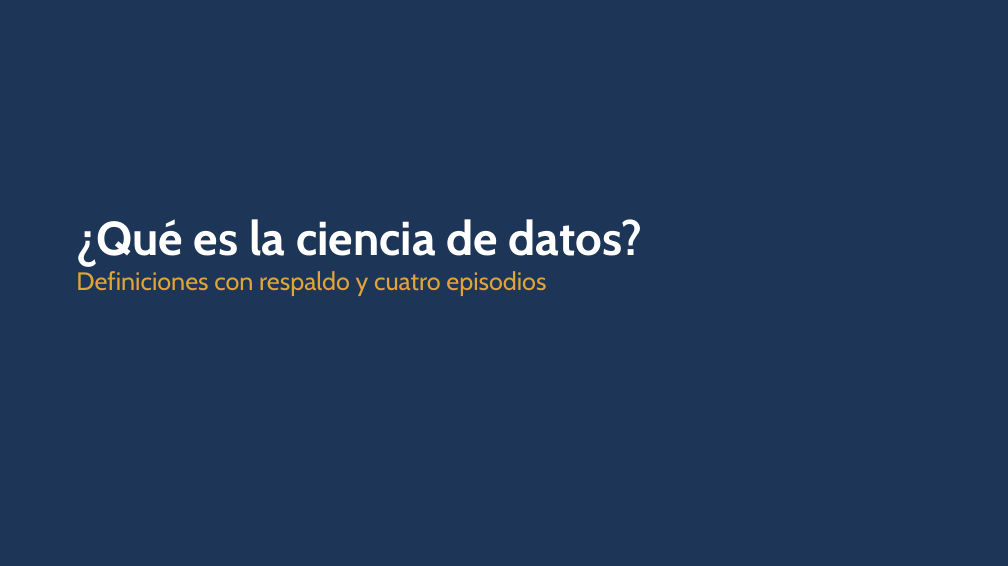
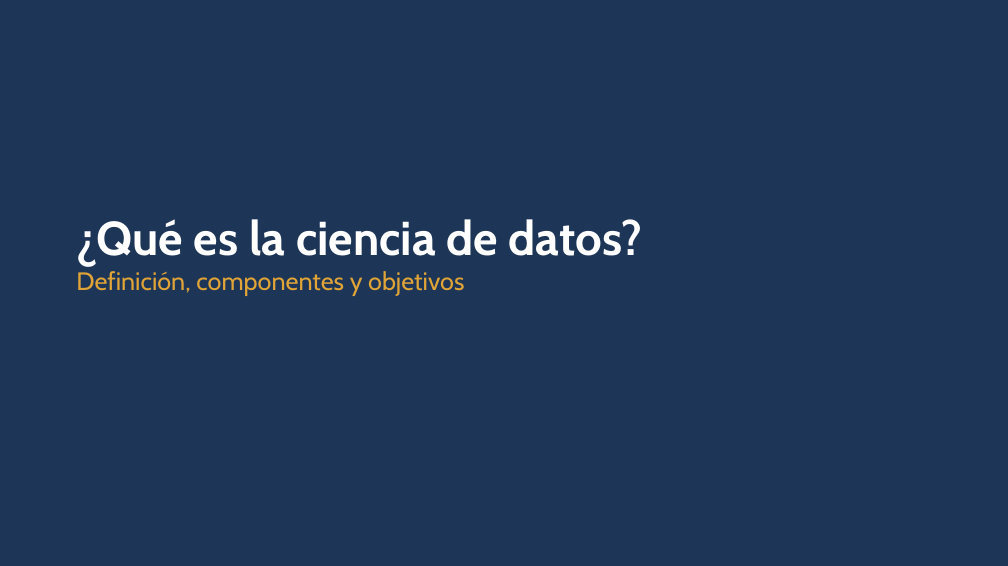
Before and after one commit to daniopitz/diplomado-cdd, a slide deck: slide 4 of presentaciones/clase01_fundamentos_ecosistema.pptx. Drawn at 1008x566 pixels with LibreOffice and Linux fonts; fonts in the diff are those of the drawing. Boxes give left, top, right and bottom in pixels: in the first picture for what was removed or moved away, otherwise in the second. Text is boxed around its words. In the diff, an @@ line names an element or a change of style, - is before the commit and + after.

```diff
--- a/presentaciones/clase01_fundamentos_ecosistema.pptx
+++ b/presentaciones/clase01_fundamentos_ecosistema.pptx
@@ text at bbox=[76, 271, 464, 296]: text changed @@
-Definiciones con respaldo y cuatro episodios
+Definición, componentes y objetivos
```
Also in this commit, not shown: 14 other slides changed, 1 slide added, 8 slides removed, 1 other file.
